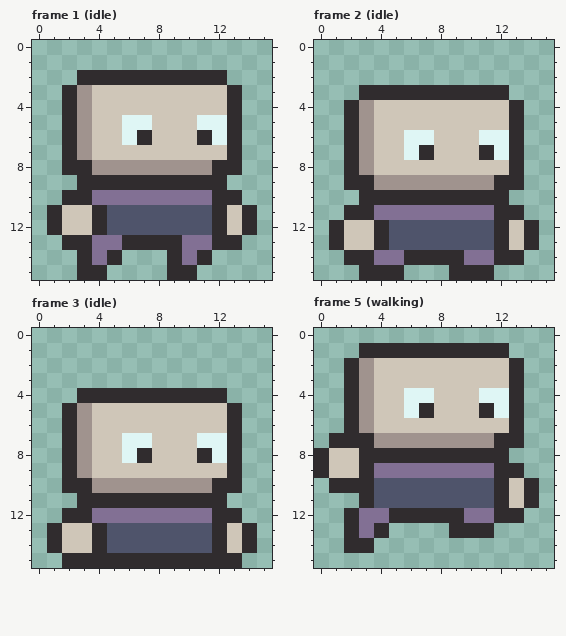
Pixel-art file -- Source/Witch.aseprite. Above: the version before the commit.
16x16 pixels, 8 frames. Shown: frame 1 (idle), frame 2 (idle), frame 3 (idle), frame 5 (walking). The commit also changed other frames, which this record leaves out.
Now the later version:
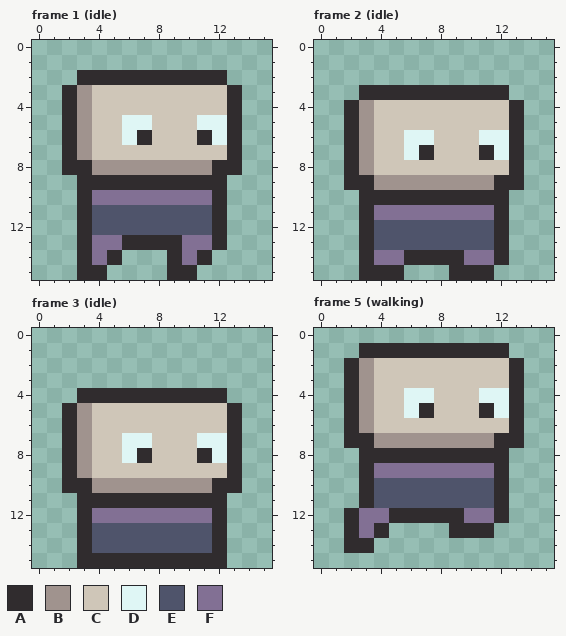
Palette (. is transparent): A #302c2e  B #a0938e  C #cfc6b8  D #dff6f5  E #4f546b  F #827094
The exact change:
layer "hands" now hidden
--- frame 1 (idle)
@@ x 0..15 @@
  9 ...AAAAAAAAAA...
-10 ..AAFFFFFFFFAA..
-11 .ACCAEEEEEEEACA.
-12 .ACCAEEEEEEEACA.
-13 ..AAFFAAAAFFAA..
+10 ...AFFFFFFFFA...
+11 ...AEEEEEEEEA...
+12 ...AEEEEEEEEA...
+13 ...AFFAAAAFFA...
 14 ...AFA...AFA....
--- frame 2 (idle)
@@ x 0..15 @@
 10 ...AAAAAAAAAA...
-11 ..AAFFFFFFFFAA..
-12 .ACCAEEEEEEEACA.
-13 .ACCAEEEEEEEACA.
-14 ..AAFFAAAAFFAA..
+11 ...AFFFFFFFFA...
+12 ...AEEEEEEEEA...
+13 ...AEEEEEEEEA...
+14 ...AFFAAAAFFA...
 15 ...AAA...AAA....
--- frame 3 (idle)
@@ x 0..15 @@
 11 ...AAAAAAAAAA...
-12 ..AAFFFFFFFFAA..
-13 .ACCAEEEEEEEACA.
-14 .ACCAEEEEEEEACA.
-15 ..AAAAAAAAAAAA..
+12 ...AFFFFFFFFA...
+13 ...AEEEEEEEEA...
+14 ...AEEEEEEEEA...
+15 ...AAAAAAAAAA...
--- frame 5 (walking)
@@ x 0..15 @@
  6 ..ABCCCCCCCCCA..
- 7 .AAABBBBBBBBAA..
- 8 ACCAAAAAAAAAA...
- 9 ACCAFFFFFFFFAA..
-10 .AAAEEEEEEEEACA.
-11 ...AEEEEEEEEACA.
-12 ..AFFAAAAAFFAA..
+ 7 ..AABBBBBBBBAA..
+ 8 ...AAAAAAAAAA...
+ 9 ...AFFFFFFFFA...
+10 ...AEEEEEEEEA...
+11 ...AEEEEEEEEA...
+12 ..AFFAAAAAFFA...
 13 ..AFA....AAA....
Where, in picture pixels (left, top, right, bottom), the same in both pictures:
changed: (47, 190, 107, 250)
erased: (227, 190, 257, 250)
changed: (329, 205, 389, 265)
erased: (509, 205, 539, 265)
changed: (47, 508, 107, 568)
erased: (227, 508, 257, 568)
erased: (314, 433, 359, 493)
erased: (509, 463, 539, 523)
